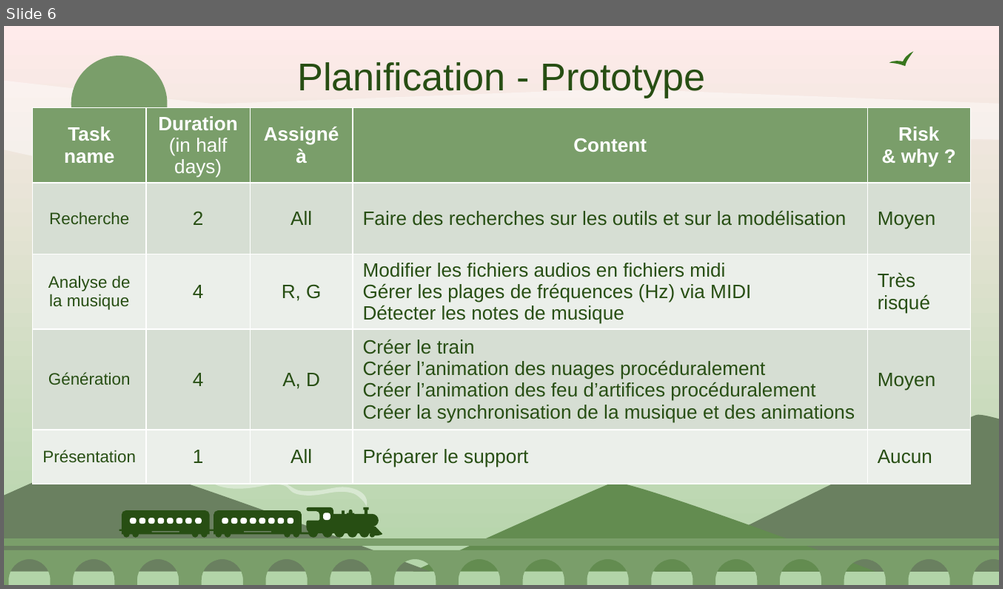
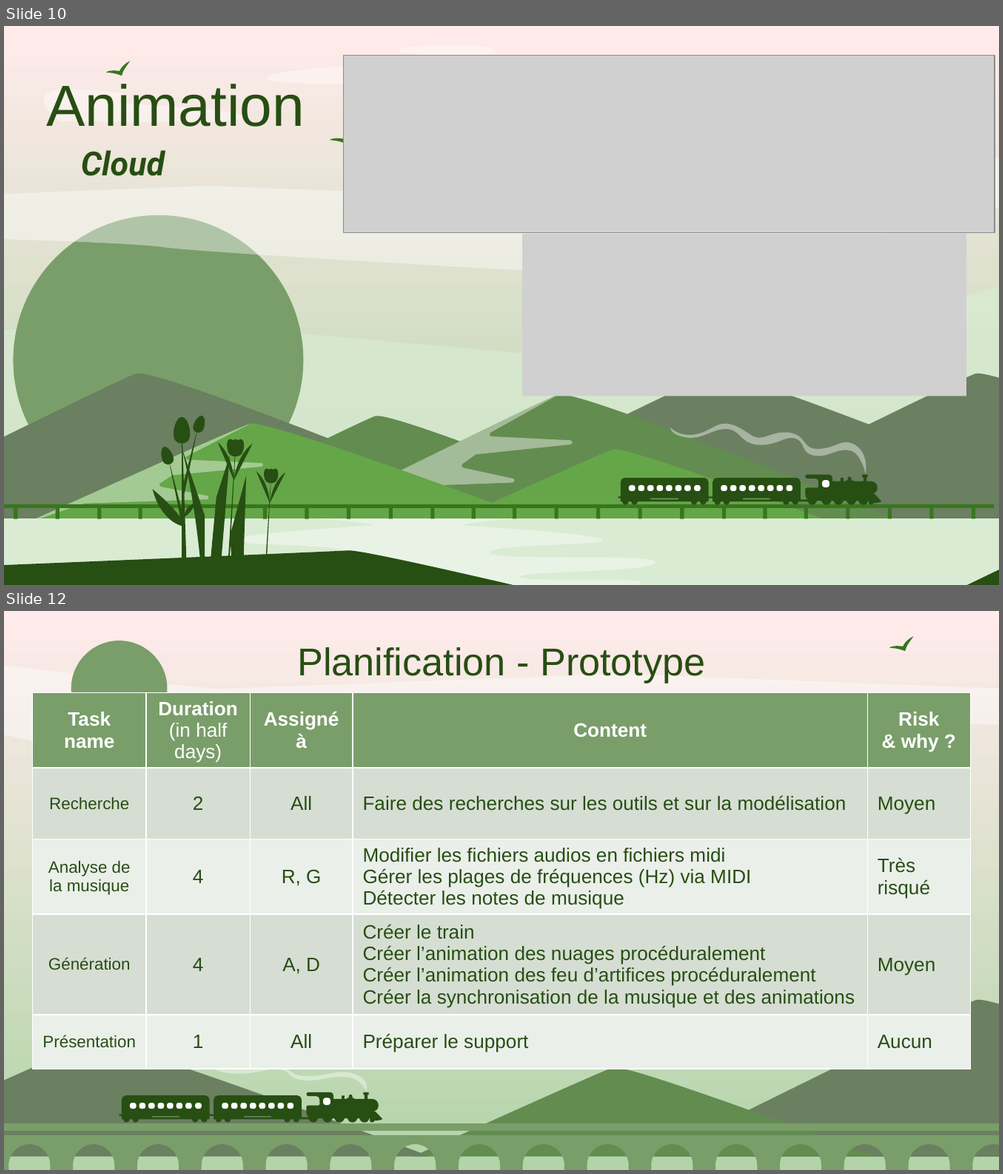
Before and after one commit to Smoother19/MusicAnimation, a slide deck: docs/presentation/PresProto.pptx. Shown one above the other, each under a label of ours: slide 6 before the commit, slides 10 and 12 after it; the slides between them are not shown. The pictures are 1003x589 and 1003x1174 pixels, drawn with LibreOffice and Linux fonts; fonts in the diff are those of the drawing; grey boxes stand for pictures. Boxes give left, top, right and bottom in pixels: in the first picture for what was removed or moved away, otherwise in the second. Text is boxed around its words. In the diff, an @@ line names an element or a change of style, - is before the commit and + after.

```diff
--- a/docs/presentation/PresProto.pptx
+++ b/docs/presentation/PresProto.pptx
@@ slide 10 added at box(4, 26, 999, 585), background gradient #FFEBEB to #B2D4A8 @@
@@ freeform shape added at box(176, 45, 546, 84), fill #FFFFFF at 41% opacity @@
@@ freeform shape added at box(106, 56, 134, 82), fill #38761D @@
@@ picture added at box(343, 56, 993, 233) @@
@@ freeform shape added at box(862, 56, 891, 82), fill #38761D @@
@@ freeform shape added at box(18, 89, 264, 121), fill #FFFFFF at 41% opacity @@
@@ title added at box(46, 84, 304, 127), 42 pt, text #274E13 @@
+Animation
@@ freeform shape added at box(329, 125, 358, 151), fill #38761D @@
@@ freeform shape added at box(4, 157, 999, 278), fill #FFFFFF at 41% opacity @@
@@ text added at box(81, 150, 165, 176), 24 pt, text #274E13, bold, italic @@
+Cloud
@@ freeform shape added at box(13, 215, 304, 506), fill #7A9E6A @@
@@ picture added at box(522, 234, 966, 396) @@
@@ freeform shape added at box(4, 286, 999, 477), fill #D9ECD3 at 70% opacity @@
@@ freeform shape added at box(4, 374, 557, 531), fill #6A8060 @@
@@ freeform shape added at box(391, 374, 999, 531), fill #6A8060 @@
@@ freeform shape added at box(654, 374, 999, 531), fill #6A8060 @@
@@ freeform shape added at box(284, 395, 918, 529), fill #638C50 @@
@@ freeform shape added at box(317, 395, 572, 512), fill #FFFFFF at 41% opacity @@
@@ freeform shape added at box(4, 424, 588, 540), fill #65A649 @@
@@ freeform shape added at box(24, 424, 264, 524), fill #FFFFFF at 41% opacity @@
@@ freeform shape added at box(100, 416, 735, 550), fill #638C50 @@
@@ group added at box(617, 424, 881, 506): 19 freeform shapes @@
@@ freeform shape added at box(412, 450, 875, 540), fill #65A649 @@
@@ group added at box(4, 504, 993, 520): 26 rectangles @@
@@ freeform shape added at box(4, 520, 999, 585), fill #D9ECD3 @@
@@ freeform shape added at box(176, 520, 660, 585), fill #FFFFFF at 41% opacity @@
@@ freeform shape added at box(4, 551, 999, 585), fill #274E13 @@
@@ group added at box(152, 416, 322, 585): 26 freeform shapes @@
@@ what was slide 6 is now slide 12 @@
```
Also in this commit, not shown: 3 slides changed, 6 other slides added, 1 slide removed.
